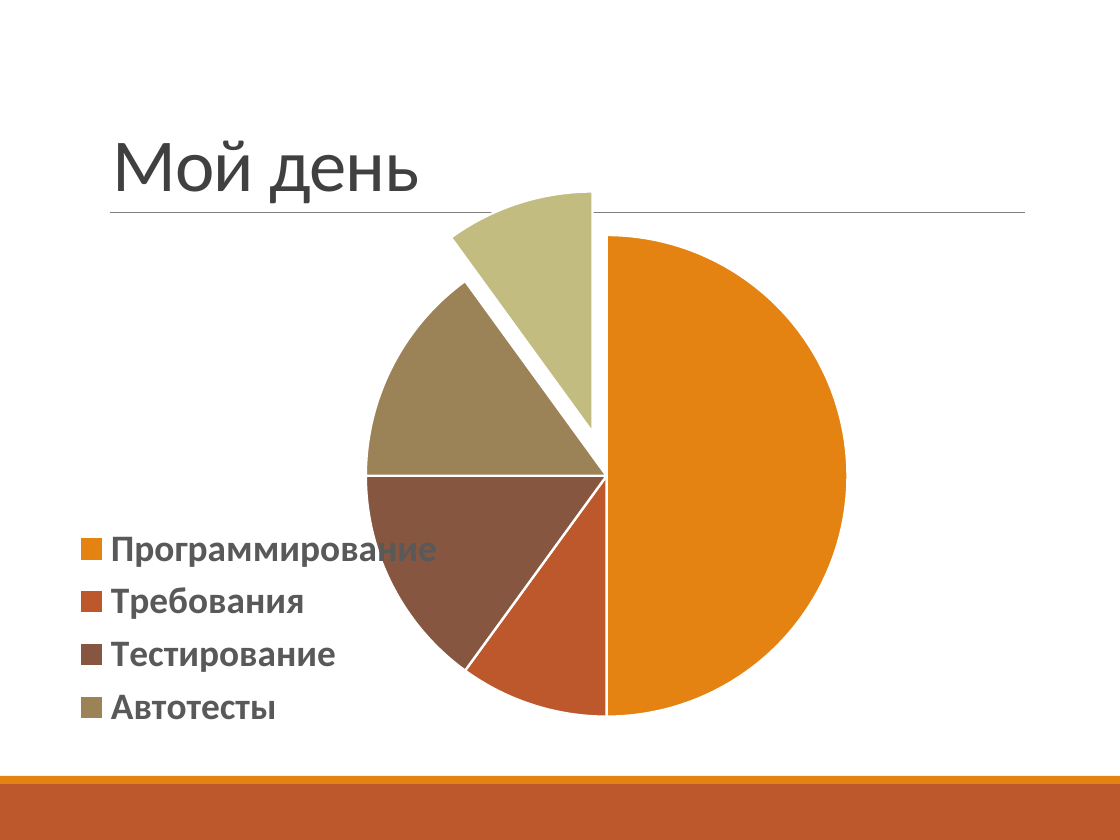
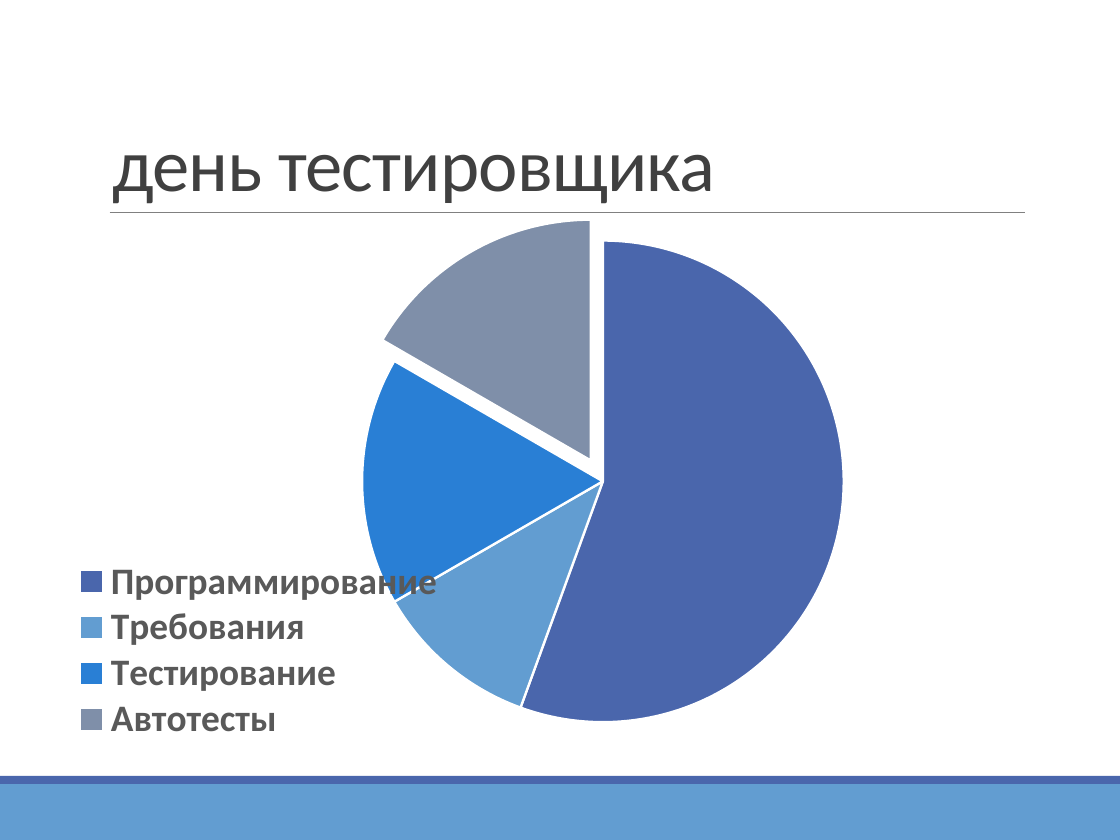
Before and after one commit to vitali-kviatkouski/personal, a slide deck: slide 11 of epamkids/EPAMKids.pptx (slide 13 before the commit). Drawn at 1120x840 pixels with LibreOffice and Linux fonts; fonts in the diff are those of the drawing. Boxes give left, top, right and bottom in pixels: in the first picture for what was removed or moved away, otherwise in the second. Text is boxed around its words. In the diff, an @@ line names an element or a change of style, - is before the commit and + after.

Commit message:
Updated presentation for 2018

```diff
--- a/epamkids/EPAMKids.pptx
+++ b/epamkids/EPAMKids.pptx
@@ title at (112,154,715,204): text changed @@
-Мой день
+день тестировщика
@@ pie chart at (69,190,1080,750) @@
-categories: Программирование, Требования, Тестирование, Автотесты, Обед
+categories: Программирование, Требования, Тестирование, Автотесты
-Series 1: 50, 10, 15, 15, 10
+Series 1: 56, 11, 17, 17
@@ pie chart: place and size @@
-pie chart at (67,185,1088,745)
+pie chart at (69,190,1080,750)
@@ rectangle at (0,776,1120,784): fill #E48312 to #4A66AC @@
@@ rectangle at (0,784,1120,840): fill #BD582C to #629DD1 @@
```
Also in this commit, not shown: 20 other slides changed, 3 slides added, 6 slides removed.
